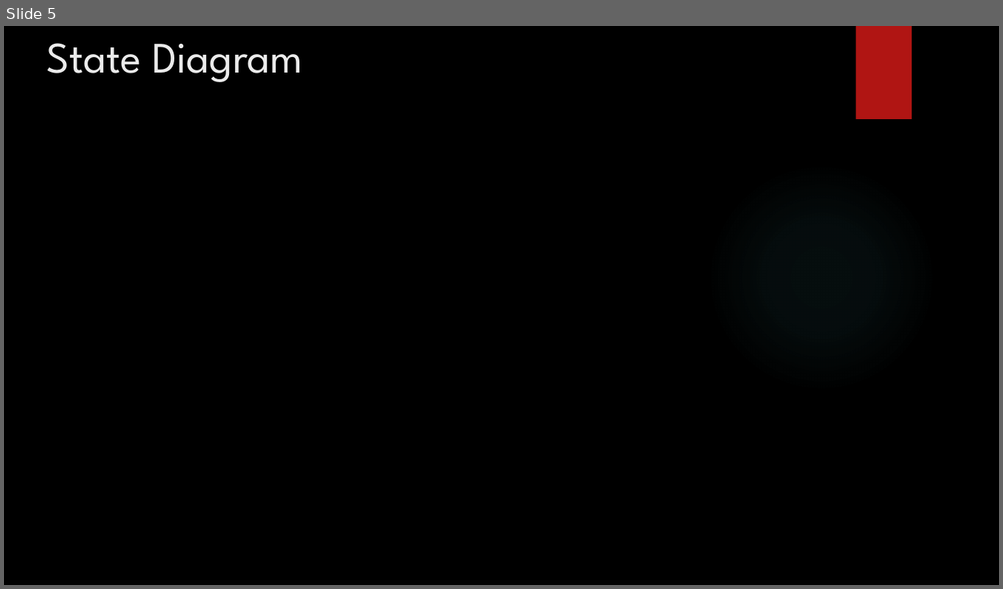
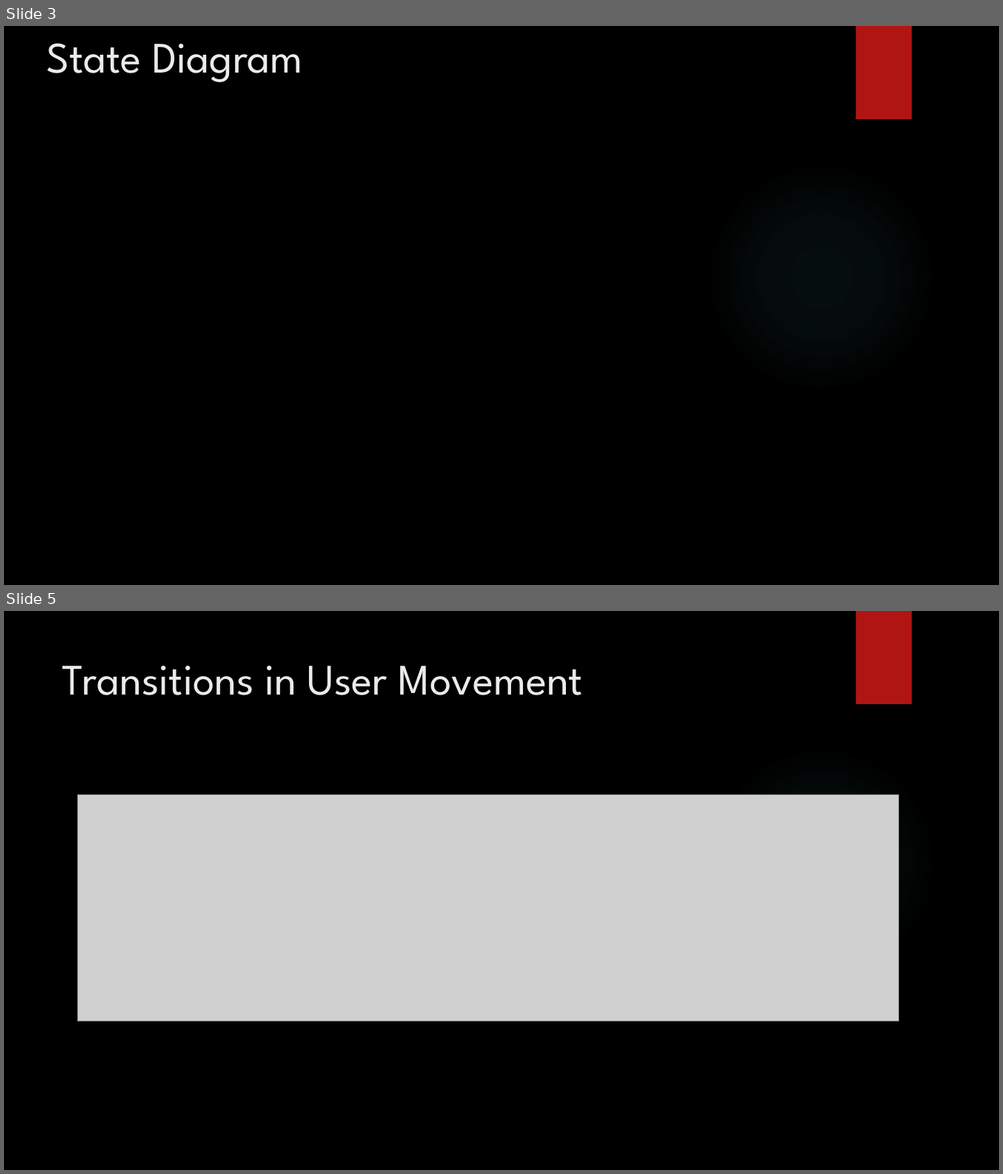
Before and after one commit to Narahari-Sundaragopalan/eGuard, a slide deck: docs/eGuard-Presentation-Milestone2.pptx. Shown one above the other, each under a label of ours: slide 5 before the commit, slides 3 and 5 after it; the slides between them are not shown. The pictures are 1003x589 and 1003x1174 pixels, drawn with LibreOffice and Linux fonts; fonts in the diff are those of the drawing; grey boxes stand for pictures; background and template pictures are left out. Boxes give left, top, right and bottom in pixels: in the first picture for what was removed or moved away, otherwise in the second. Text is boxed around its words. In the diff, an @@ line names an element or a change of style, - is before the commit and + after.

```diff
--- a/docs/eGuard-Presentation-Milestone2.pptx
+++ b/docs/eGuard-Presentation-Milestone2.pptx
@@ slide 5 added at <box>4,611,999,1170</box>, background picture (left out); not listed: 2 template elements that a slide beside it also shows @@
@@ title added at <box>62,666,583,695</box>, 42 pt, text #EBEBEB @@
+Transitions in User Movement
@@ picture added at <box>78,795,899,1022</box> @@
@@ what was slide 5 is now slide 3 @@
```
Also in this commit, not shown: 6 slides changed, 6 other slides added, 3 slides removed, 1 other file.
